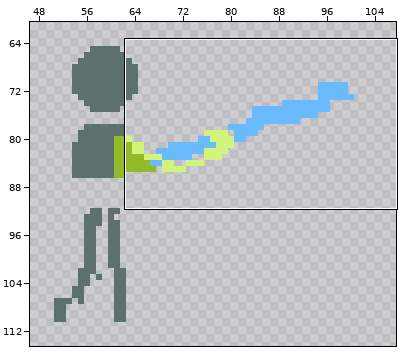
One commit to this sprite sheet: Assets/Animacoes/Player/Attack/Homolog/Lilith_ataque_reform3.png. Above: a wide view before the commit, with the close-up outlined.
Close-up. As it was:
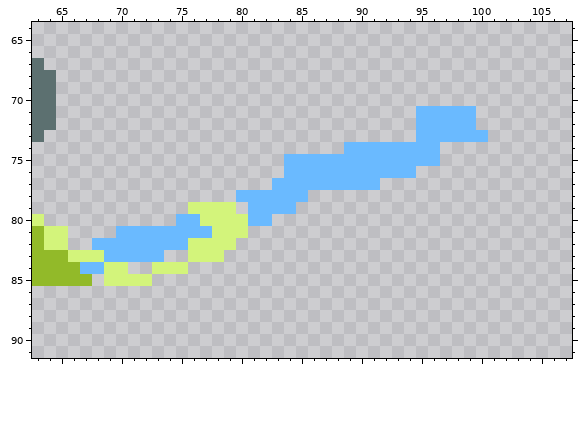
The file is 192x140 pixels. Shown: x 63..107, y 64..91. The wide view leaves out empty margins.
After the commit:
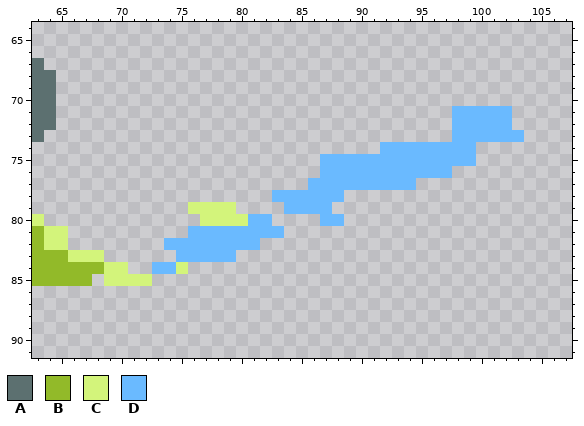
Palette (. is transparent): A #5c7070  B #92ba29  C #d3f47b  D #6abaff
Difference:
The edit turns colour D into colour B in row 84 at x 67 to 68.
There is now colour D in rows 71 to 72 at x 100 to 102; in row 73 at x 101 to 103; in rows 74 to 75 at x 97 to 99; in row 76 at x 95 to 97; in row 77 at x 92 to 94; in row 78 at x 86 to 88.
There is now colour D in row 79 at x 85 to 87; in row 80 at x 87 to 88; in row 81 at x 81 to 83; in row 82 at x 80 to 81; in row 83 at x 75 and 79.
The edit turns colour C into colour D in row 81 at x 78 to 80; in row 82 at x 76 to 79; in row 83 at x 76 to 78; in row 84 at x 73 to 74.
Colour D is removed in rows 71 to 73 at x 95 to 97; in row 74 at x 89 to 91; in rows 75 to 76 at x 84 to 86; in row 77 at x 83 to 85; in row 78 at x 80 to 82; in row 79 at x 81 to 83.
Colour D is removed in row 80 at x 75 to 76; in row 81 at x 70 to 75; in row 82 at x 68 to 73; in row 83 at x 69 to 73.
